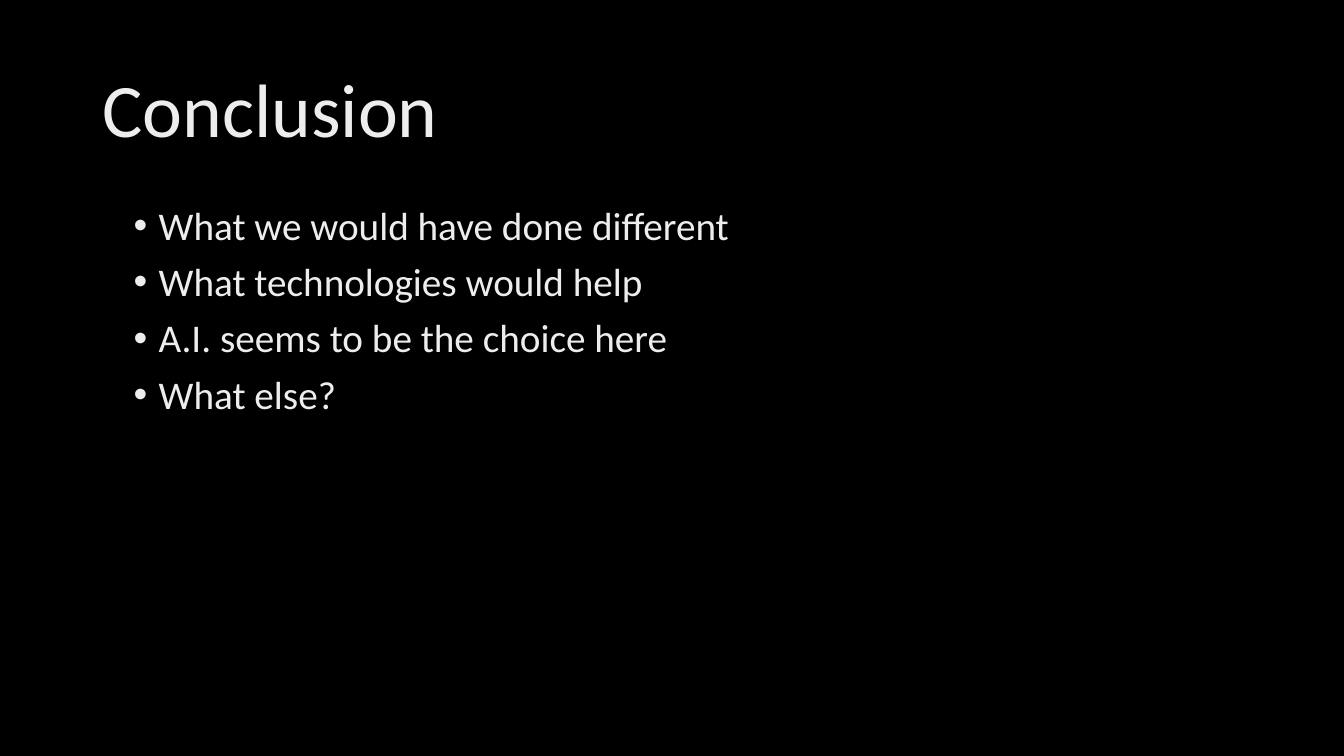
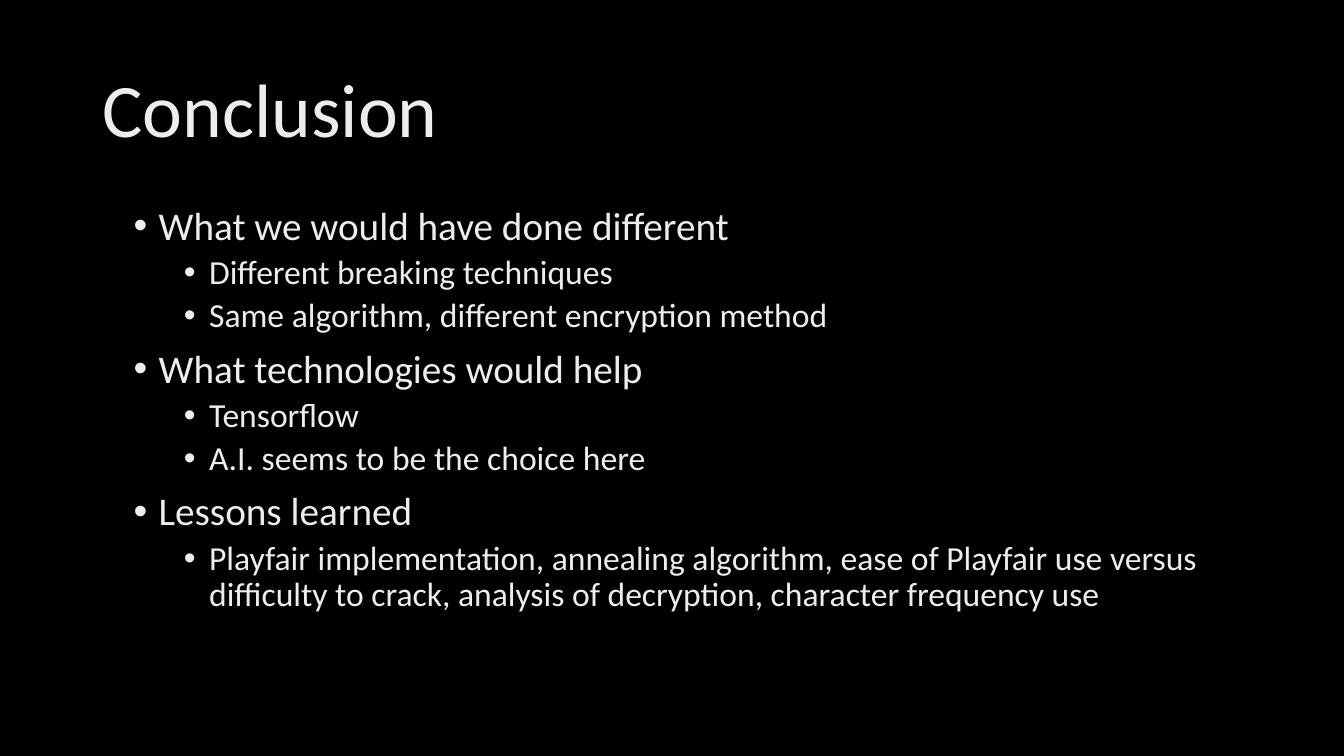
Before and after one commit to Steven-Reeves/Cryptography, a slide deck: slide 9 of Final_Presentation.pptx (slide 7 before the commit). Drawn at 1344x756 pixels with LibreOffice and Linux fonts; fonts in the diff are those of the drawing; background and template pictures are left out. Boxes give left, top, right and bottom in pixels: in the first picture for what was removed or moved away, otherwise in the second. Text is boxed around its words. In the diff, an @@ line names an element or a change of style, - is before the commit and + after.

Commit message:
Adding Powerpoint edit

```diff
--- a/Final_Presentation.pptx
+++ b/Final_Presentation.pptx
@@ text at (x1=209, y1=260, x2=828, y2=333): paragraphs added @@
+  • Different breaking techniques
+  • Same algorithm, different encryption method
@@ text at (x1=209, y1=404, x2=359, y2=428): paragraph added @@
+  • Tensorflow
@@ text at (x1=209, y1=446, x2=645, y2=471): size 28 to 24 pt in "A.I. seems to be the choice here"; list level 1 to 2 in "A.I. seems to be the ..." @@
@@ text at (x1=159, y1=497, x2=1197, y2=612): text changed; size 28 to 24 pt @@
-• What else?
+• Lessons learned
+  • Playfair implementation, annealing algorithm, ease of Playfair use versus difficulty to crack, analysis of decryption, character frequency use
```
Also in this commit, not shown: 3 other slides changed, 5 slides added, 2 slides removed.
